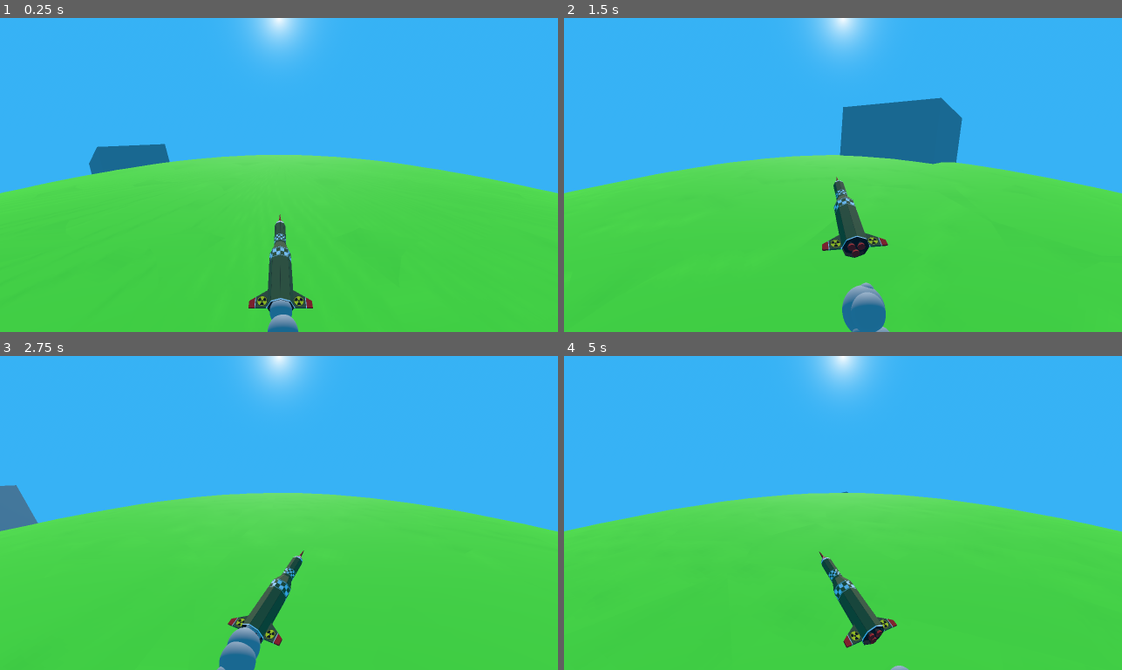
Above: before the commit, frames 1-4 (two rows, left to right).
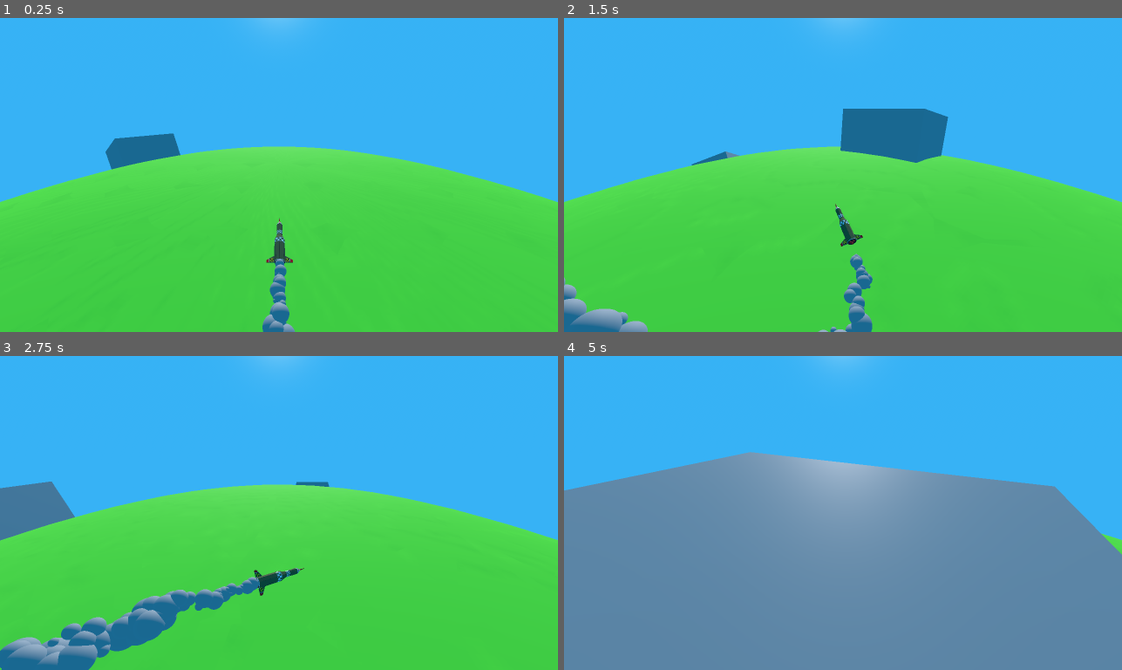
Above: after the commit, the same moments.

Repository: JacobCormier/I-cant-blow-up-mankind
Game: Godot game, scene res://scenes/Level1.tscn
Same seed, same stepped clock (60 frames per second), same inputs: the game is played once before the commit and once after it. Sound files missing from this copy of the repository are replaced by a short silence.
Inputs:
- Up to frame 1 (0.25 s): no input
- Up to frame 2 (1.5 s): tap Enter at 0.5 s; hold Right (ui_right) 0.53-1.28 s; tap Space (ui_select) at 0.77 s; hold Left (ui_left) from 1.28 s (still down)
- Up to frame 3 (2.75 s): tap Space (ui_select) at 1.52 s; release Left (ui_left) at 2.03 s; hold Right (ui_right) from 2.03 s (still down)
- Up to frame 4 (5 s): tap Space (ui_select) at 3.02, 3.77, 4.52 s; release Right (ui_right) at 3.53 s; hold Left (ui_left) from 3.53 s (still down)

The runs differ from the first frame. In frame 1, 5.1% of the frame differs, in the area x 0-100%, y 0-100%; in frame 2, 6.9%; in frame 3, 10%; in frame 4, 63%.

Commit message:
Added extreme turn to Player

Diff:
--- a/project.godot
+++ b/project.godot
@@ -23,8 +23,7 @@
 
 window/size/viewport_width=640
 window/size/viewport_height=360
-window/size/mode=4
-window/size/always_on_top=true
+window/size/mode=2
 window/stretch/mode="viewport"
 window/stretch/aspect="expand"
 
--- a/scenes/Level1.tscn
+++ b/scenes/Level1.tscn
@@ -55,7 +55,7 @@
 transform = Transform3D(1, 0, 0, 0, -0.866025, 0.5, 0, -0.5, -0.866025, 0, 3.26051, 0)
 
 [node name="Camera3D" type="Camera3D" parent="."]
-transform = Transform3D(1, 0, 0, 0, 0.991445, 0.130526, 0, -0.130526, 0.991445, 0.036, 504, 116.027)
+transform = Transform3D(1, 0, 0, 0, 0.971566, 0.23677, 0, -0.23677, 0.971566, 0.036, 516.134, 134.103)
 
 [node name="GlobeManager" type="Node3D" parent="."]
 script = ExtResource("2_4oixf")
--- a/scenes/player/player.tscn
+++ b/scenes/player/player.tscn
@@ -1,15 +1,18 @@
 [gd_scene load_steps=5 format=3 uid="uid://cwtn180ee6nw8"]
 
 [ext_resource type="Script" path="res://scripts/player/player_controller.gd" id="1_h3d2r"]
-[ext_resource type="PackedScene" uid="uid://d2bax0x8x0ye7" path="res://resources/assets/models/ICBM/ICBM.fbx" id="2_3hlt2"]
+[ext_resource type="PackedScene" uid="uid://b4rko3vvy3dbs" path="res://resources/assets/models/ICBM/ICBM.fbx" id="2_3hlt2"]
 [ext_resource type="Script" path="res://scripts/player/rocket_animator.gd" id="3_btq88"]
 [ext_resource type="PackedScene" uid="uid://bypkrts3xqu66" path="res://scenes/particles/rocket_particles.tscn" id="4_gjylr"]
 
 [node name="Player" type="Node3D"]
 script = ExtResource("1_h3d2r")
 
-[node name="ICBM" parent="." instance=ExtResource("2_3hlt2")]
+[node name="ICBMTransformParent" type="Node3D" parent="."]
 transform = Transform3D(1, 0, 0, 0, 0.320927, 0.947104, 0, -0.947104, 0.320927, 0, 0, 0.763107)
+
+[node name="ICBM" parent="ICBMTransformParent" instance=ExtResource("2_3hlt2")]
 script = ExtResource("3_btq88")
 
-[node name="rocket_particles" parent="ICBM" instance=ExtResource("4_gjylr")]
+[node name="rocket_particles" parent="ICBMTransformParent/ICBM" instance=ExtResource("4_gjylr")]
+transform = Transform3D(1, 0, 0, 0, 1, -5.96046e-08, 0, 5.96046e-08, 1, 0, 2.98023e-07, -8.9407e-08)
--- a/scripts/player/player_controller.gd
+++ b/scripts/player/player_controller.gd
@@ -1,7 +1,7 @@
 class_name PlayerController
 extends Node3D
 
-@onready var icbm_model: Node3D = $ICBM
+@onready var icbm_model: Node3D = $ICBMTransformParent/ICBM
 @onready var globe_manager: Node3D = $"../GlobeManager"
 
 
--- a/scripts/player/rocket_animator.gd
+++ b/scripts/player/rocket_animator.gd
@@ -44,8 +44,10 @@
 		# Smoothly interpolate the current angle towards the target angle
 		current_angle = lerp(current_angle, target_turn_angle, turn_speed * delta)
 
-		# Apply the rotation to the object's Y-axis
+		# Apply the rotation to the object
+		rotation_degrees.x = abs(current_angle)
 		rotation_degrees.y = current_angle
+		rotation_degrees.z = -2*current_angle
 
 		# Check if the current angle is close to the target angle to switch direction
 		if abs(current_angle- target_turn_angle) < 1.0: # A small threshold to detect when to reverse
@@ -58,6 +60,7 @@
 		current_tilt = lerp(current_tilt, target_tilt, tilt_speed * delta)
 
 		rotation_degrees.z = current_tilt
+		rotation_degrees.y = current_tilt
 
 		if abs(current_tilt - target_tilt) < 1.0: # A small threshold to detect when to reverse
 			is_tilting = false
@@ -72,10 +75,10 @@
 			target_turn_angle = 0.0
 			# target_tilt = 0.0
 		PlayerController.TurnDirection.LEFT:
-			target_turn_angle = MAX_TURN_ANGLE
+			target_turn_angle = -MAX_TURN_ANGLE
 			# target_tilt = MAX_TILT_ANGLE
 		PlayerController.TurnDirection.RIGHT:
-			target_turn_angle = -MAX_TURN_ANGLE
+			target_turn_angle = MAX_TURN_ANGLE
 			# target_tilt = -MAX_TILT_ANGLE
 
 func trigger_jump():
